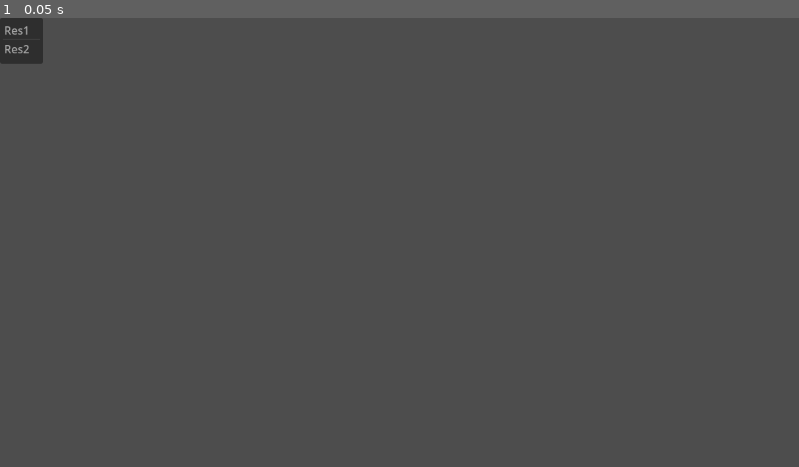
Above: before the commit, frame 1.
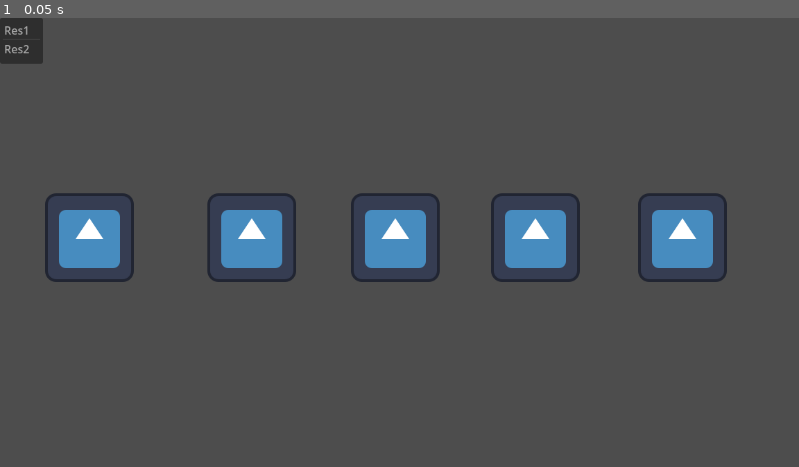
Above: after the commit, the same moment.

Repository: Sammouille/nodja
Game: Godot game, scene res://scripts_et_scenes/mini-jeux/mj_photo.tscn
The game is run twice, just before and just after one commit, with the same random seed, the same clock (stepped at 60 frames per second) and the same inputs. The project has no main scene, so this scene is started directly. The engine's default icon, where the game draws it, is replaced by a stand-in: a white triangle on a blue panel in a dark square.
Inputs:
- Up to frame 1 (0.05 s): no input

The runs differ from the first frame. In frame 1, 6.3% of the frame differs, in the area x 5-91%, y 38-59%.

Commit message:
mini jeu photo

Diff:
--- /dev/null
+++ b/scripts_et_scenes/mini-jeux/briques_interactives/bi_clicable.gd
@@ -0,0 +1,24 @@
+extends Area2D
+class_name clicable
+
+signal photo_clicked
+
+var hovered = false
+var used = false
+
+func _on_mouse_entered() -> void:
+	hovered = true
+	#print("on")
+
+func _on_mouse_exited() -> void:
+	hovered = false
+	#print("off")
+
+func _unhandled_input(event: InputEvent) -> void:
+	if event is InputEventMouseButton:
+		if Input.is_action_just_pressed("clic") and hovered:
+			#print("clicgoch")
+			if !used:
+				print("photo refusée")
+				photo_clicked.emit()
+				used = true
--- /dev/null
+++ b/scripts_et_scenes/mini-jeux/mj_photo.gd
@@ -0,0 +1,21 @@
+extends Node2D
+
+var nb_tentatives = 0
+@export var photo_retouchee : PackedScene
+
+func _ready() -> void:
+	for i in get_children():
+		i.photo_clicked.connect(_on_photo_clicked)
+
+func _on_photo_clicked():
+	nb_tentatives += 1
+	print("tentatives :" + str(nb_tentatives))
+	if nb_tentatives >= 5:
+		print("photo retouchée")
+		var nv_instance = photo_retouchee.instantiate()
+		nv_instance.photo_retouchee_clicked.connect(_on_photo_retouchee_clicked)
+		add_child(nv_instance)
+		nv_instance.position = Vector2(576, 500)
+
+func _on_photo_retouchee_clicked():
+	print("BRAVO")
--- a/scripts_et_scenes/mini-jeux/mj_photo.tscn
+++ b/scripts_et_scenes/mini-jeux/mj_photo.tscn
@@ -1,9 +1,78 @@
 [gd_scene format=3 uid="uid://dur3jvkqs0w7f"]
 
-[ext_resource type="Script" uid="uid://cpivdi5kudsii" path="res://scripts_et_scenes/mini-jeux/briques_interactives/bi_clic.gd" id="1_lhnuw"]
+[ext_resource type="Script" uid="uid://u5uiqdnac7p7" path="res://scripts_et_scenes/mini-jeux/mj_photo.gd" id="1_qeaok"]
+[ext_resource type="PackedScene" uid="uid://r3hlxfakfpr5" path="res://scripts_et_scenes/mini-jeux/photo/photo_retouchee.tscn" id="2_ki2tg"]
+[ext_resource type="Script" uid="uid://po56h55uogqt" path="res://scripts_et_scenes/mini-jeux/briques_interactives/bi_clicable.gd" id="2_mrrg6"]
+[ext_resource type="Texture2D" uid="uid://8tkskv3vuh14" path="res://icon.svg" id="3_qeaok"]
+
+[sub_resource type="RectangleShape2D" id="RectangleShape2D_mrrg6"]
 
 [node name="MJPhoto" type="Node2D" unique_id=1553811068]
+script = ExtResource("1_qeaok")
+photo_retouchee = ExtResource("2_ki2tg")
 
-[node name="BIClic" type="Node2D" parent="." unique_id=853578252]
-script = ExtResource("1_lhnuw")
-click_cooldown = 2.0
+[node name="Photo" type="Area2D" parent="." unique_id=794387947]
+position = Vector2(984, 317)
+script = ExtResource("2_mrrg6")
+
+[node name="CollisionShape2D" type="CollisionShape2D" parent="Photo" unique_id=2128125188]
+scale = Vector2(6, 6)
+shape = SubResource("RectangleShape2D_mrrg6")
+
+[node name="Sprite2D" type="Sprite2D" parent="Photo" unique_id=458188592]
+texture = ExtResource("3_qeaok")
+
+[node name="Photo2" type="Area2D" parent="." unique_id=520742624]
+position = Vector2(772, 317)
+script = ExtResource("2_mrrg6")
+
+[node name="CollisionShape2D" type="CollisionShape2D" parent="Photo2" unique_id=1305097741]
+scale = Vector2(6, 6)
+shape = SubResource("RectangleShape2D_mrrg6")
+
+[node name="Sprite2D" type="Sprite2D" parent="Photo2" unique_id=63122606]
+texture = ExtResource("3_qeaok")
+
+[node name="Photo3" type="Area2D" parent="." unique_id=1998496114]
+position = Vector2(570, 317)
+script = ExtResource("2_mrrg6")
+
+[node name="CollisionShape2D" type="CollisionShape2D" parent="Photo3" unique_id=793208329]
+scale = Vector2(6, 6)
+shape = SubResource("RectangleShape2D_mrrg6")
+
+[node name="Sprite2D" type="Sprite2D" parent="Photo3" unique_id=1293802614]
+texture = ExtResource("3_qeaok")
+
+[node name="Photo4" type="Area2D" parent="." unique_id=1900815533]
+position = Vector2(363, 317)
+script = ExtResource("2_mrrg6")
+
+[node name="CollisionShape2D" type="CollisionShape2D" parent="Photo4" unique_id=331473570]
+scale = Vector2(6, 6)
+shape = SubResource("RectangleShape2D_mrrg6")
+
+[node name="Sprite2D" type="Sprite2D" parent="Photo4" unique_id=1658563292]
+texture = ExtResource("3_qeaok")
+
+[node name="Photo5" type="Area2D" parent="." unique_id=1462130147]
+position = Vector2(129, 317)
+script = ExtResource("2_mrrg6")
+
+[node name="CollisionShape2D" type="CollisionShape2D" parent="Photo5" unique_id=2110532834]
+scale = Vector2(6, 6)
+shape = SubResource("RectangleShape2D_mrrg6")
+
+[node name="Sprite2D" type="Sprite2D" parent="Photo5" unique_id=514902083]
+texture = ExtResource("3_qeaok")
+
+[connection signal="mouse_entered" from="Photo" to="Photo" method="_on_mouse_entered"]
+[connection signal="mouse_exited" from="Photo" to="Photo" method="_on_mouse_exited"]
+[connection signal="mouse_entered" from="Photo2" to="Photo2" method="_on_mouse_entered"]
+[connection signal="mouse_exited" from="Photo2" to="Photo2" method="_on_mouse_exited"]
+[connection signal="mouse_entered" from="Photo3" to="Photo3" method="_on_mouse_entered"]
+[connection signal="mouse_exited" from="Photo3" to="Photo3" method="_on_mouse_exited"]
+[connection signal="mouse_entered" from="Photo4" to="Photo4" method="_on_mouse_entered"]
+[connection signal="mouse_exited" from="Photo4" to="Photo4" method="_on_mouse_exited"]
+[connection signal="mouse_entered" from="Photo5" to="Photo5" method="_on_mouse_entered"]
+[connection signal="mouse_exited" from="Photo5" to="Photo5" method="_on_mouse_exited"]
--- /dev/null
+++ b/scripts_et_scenes/mini-jeux/photo/photo_retouchee.gd
@@ -0,0 +1,24 @@
+extends Area2D
+
+var hovered = false
+var used = false
+
+signal photo_retouchee_clicked
+
+func _ready() -> void:
+	pass
+
+func _on_mouse_entered() -> void:
+	hovered = true
+
+func _on_mouse_exited() -> void:
+	hovered = false
+
+func _unhandled_input(event: InputEvent) -> void:
+	if event is InputEventMouseButton:
+		if Input.is_action_just_pressed("clic") and hovered:
+			print("clicgoch")
+			if !used:
+				print("photo refusée")
+				photo_retouchee_clicked.emit()
+				used = true
--- /dev/null
+++ b/scripts_et_scenes/mini-jeux/photo/photo_retouchee.tscn
@@ -0,0 +1,19 @@
+[gd_scene format=3 uid="uid://r3hlxfakfpr5"]
+
+[ext_resource type="Texture2D" uid="uid://8tkskv3vuh14" path="res://icon.svg" id="1_g2yxc"]
+[ext_resource type="Script" uid="uid://d3fibnqbqqb14" path="res://scripts_et_scenes/mini-jeux/photo/photo_retouchee.gd" id="1_urhsd"]
+
+[sub_resource type="RectangleShape2D" id="RectangleShape2D_urhsd"]
+
+[node name="PhotoRetouchee" type="Area2D" unique_id=1307944790]
+script = ExtResource("1_urhsd")
+
+[node name="Sprite2D" type="Sprite2D" parent="." unique_id=1088746285]
+texture = ExtResource("1_g2yxc")
+
+[node name="CollisionShape2D" type="CollisionShape2D" parent="." unique_id=1535597226]
+scale = Vector2(6, 6)
+shape = SubResource("RectangleShape2D_urhsd")
+
+[connection signal="mouse_entered" from="." to="." method="_on_mouse_entered"]
+[connection signal="mouse_exited" from="." to="." method="_on_mouse_exited"]
Not shown, added: scripts_et_scenes/mini-jeux/briques_interactives/bi_clicable.gd.uid
Not shown, added: scripts_et_scenes/mini-jeux/mj_photo.gd.uid
Not shown, added: scripts_et_scenes/mini-jeux/photo/photo_retouchee.gd.uid
